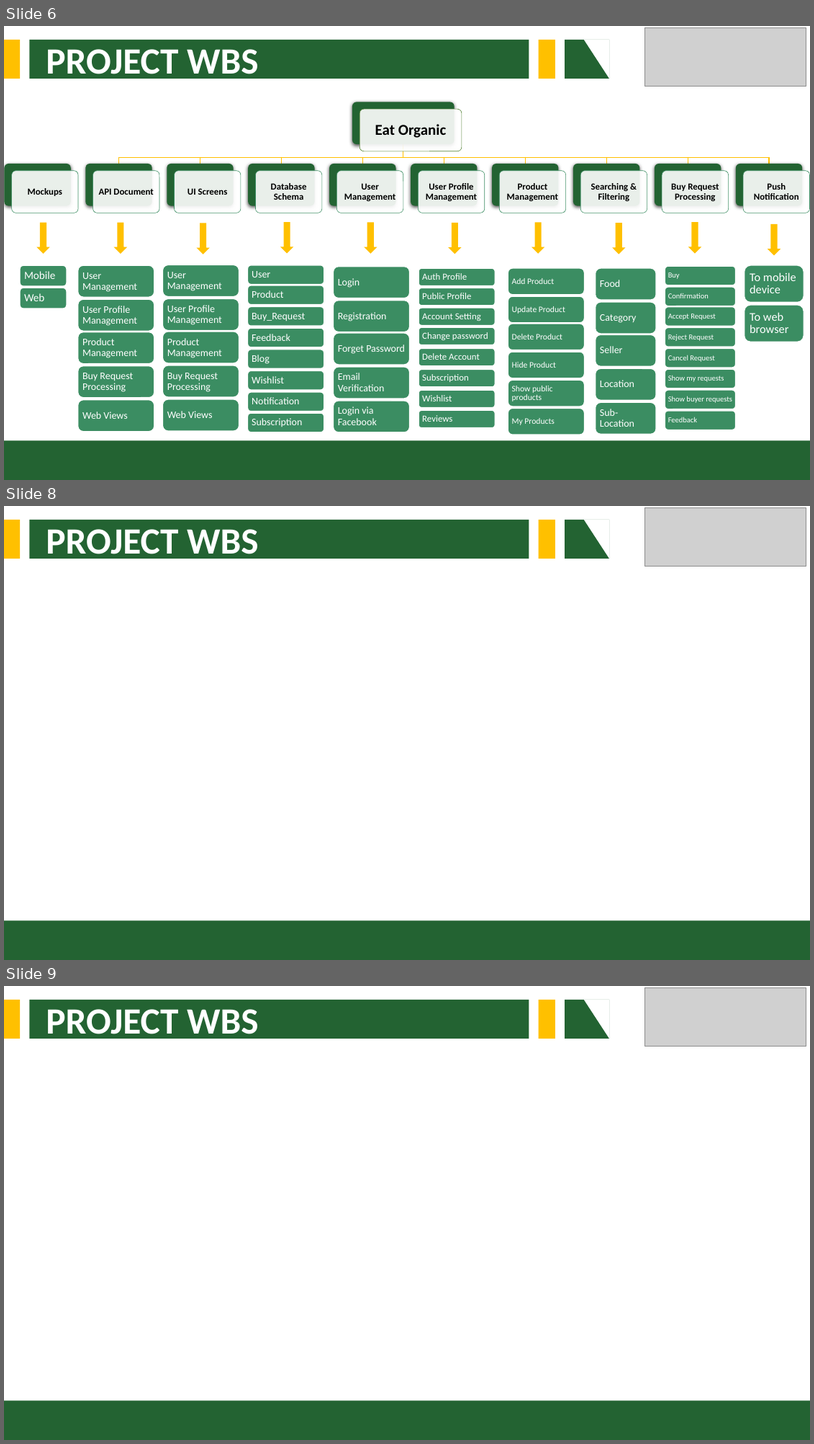
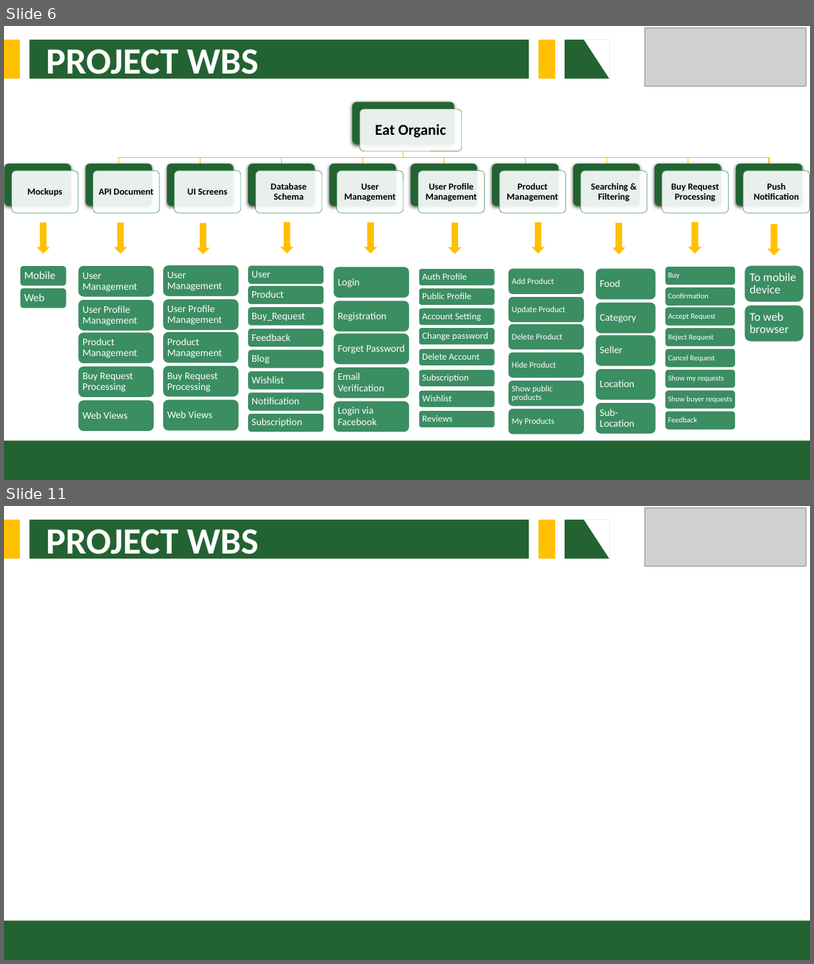
Before and after one commit to Mudassar045/learningvscode, a slide deck: final-project-presentation.pptx. Shown one above the other, each under a label of ours: slides 6, 8 and 9 before the commit, slides 6 and 11 after it; the slides between them are not shown. The pictures are 814x1444 and 814x964 pixels, drawn with LibreOffice and Linux fonts; fonts in the diff are those of the drawing; grey boxes stand for pictures. Boxes give left, top, right and bottom in pixels: in the first picture for what was removed or moved away, otherwise in the second. Text is boxed around its words. In the diff, an @@ line names an element or a change of style, - is before the commit and + after.

```diff
--- a/final-project-presentation.pptx
+++ b/final-project-presentation.pptx
@@ slide 8 removed at (4, 506, 810, 960), background #FFFFFF @@
@@ rectangle removed at (4, 519, 20, 558) @@
@@ rectangle removed at (29, 519, 529, 558) @@
@@ rectangle removed at (539, 519, 556, 558) @@
@@ rectangle removed at (566, 519, 610, 558) @@
@@ right triangle removed at (584, 519, 610, 558) @@
@@ picture removed at (646, 508, 807, 566) @@
@@ text removed at (46, 529, 258, 562) @@
-PROJECT WBS
@@ rectangle removed at (4, 921, 810, 960) @@
@@ what was slide 9 is now slide 11 @@
```
Also in this commit, not shown: 2 slides changed, 3 slides added.
